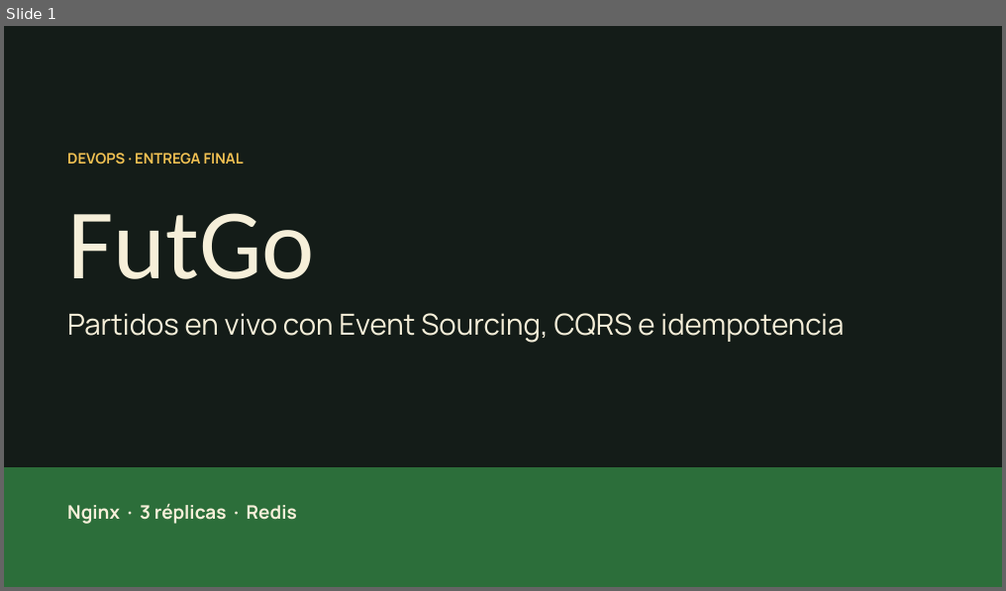
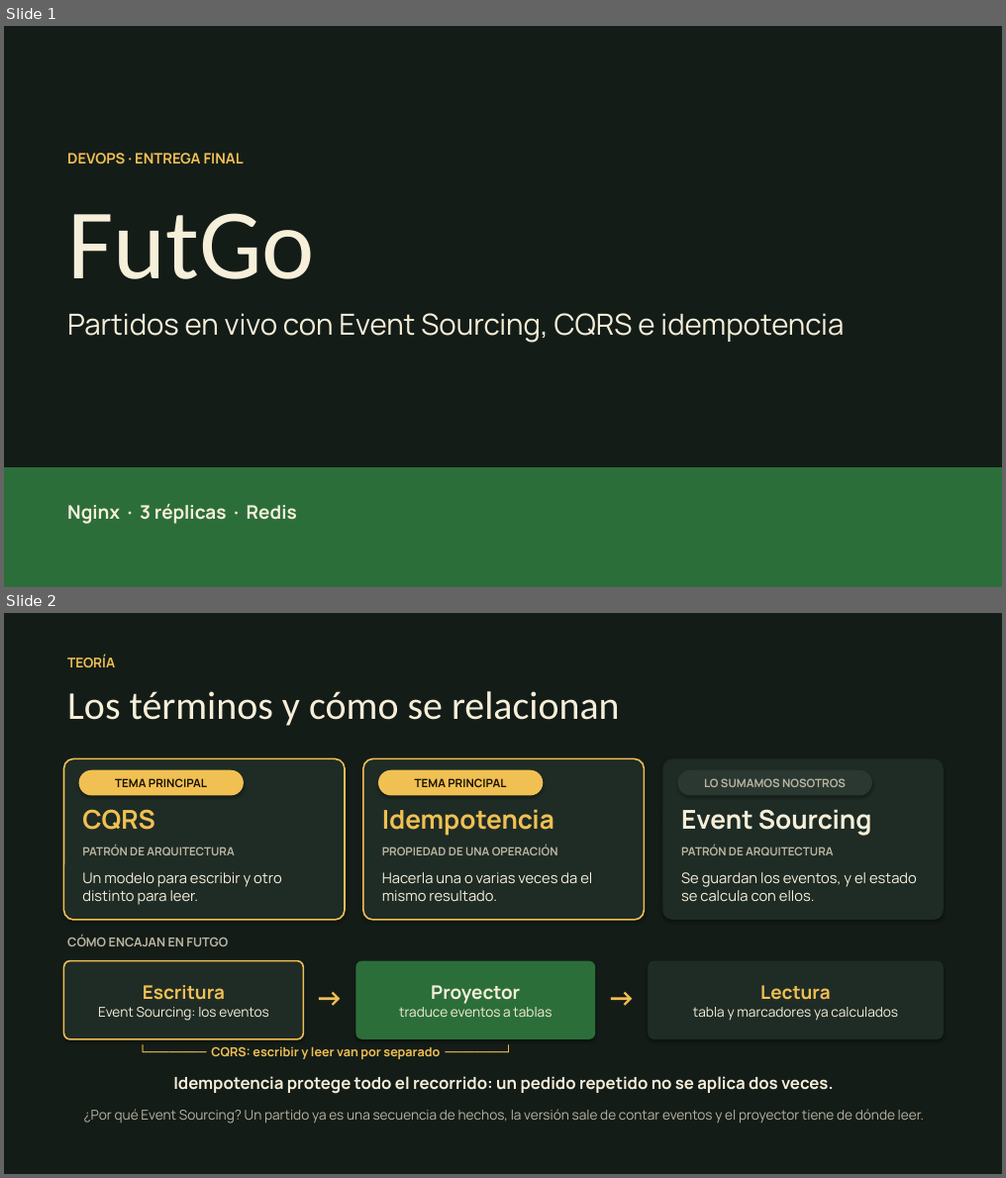
Before and after one commit to fabriJerezz/gepa-cli, a slide deck: presentacion/FutGo-presentacion.pptx. Shown one above the other, each under a label of ours: slide 1 before the commit, slides 1 and 2 after it. The pictures are 1006x591 and 1006x1178 pixels, drawn with LibreOffice and Linux fonts; fonts in the diff are those of the drawing. Boxes give left, top, right and bottom in pixels: in the first picture for what was removed or moved away, otherwise in the second. Text is boxed around its words. In the diff, an @@ line names an element or a change of style, - is before the commit and + after.

```diff
--- a/presentacion/FutGo-presentacion.pptx
+++ b/presentacion/FutGo-presentacion.pptx
@@ slide 2 added at (4, 613, 1002, 1174), background #141C18 @@
@@ text added at (67, 655, 115, 667), 13 pt, text #F0C052, bold @@
+TEORÍA
@@ text added at (67, 691, 620, 726), 38 pt, text #F6EFD9 @@
+Los términos y cómo se relacionan
@@ rounded rectangle added at (63, 759, 345, 920), fill #1F2B25, outline #F0C052 1.5 pt @@
@@ rounded rectangle added at (363, 759, 645, 920), fill #1F2B25, outline #F0C052 1.5 pt @@
@@ rounded rectangle added at (662, 759, 944, 920), fill #1F2B25 @@
@@ rounded rectangle added at (79, 770, 244, 796), fill #F0C052, 11 pt, text #1A1204, bold @@
+TEMA PRINCIPAL
@@ rounded rectangle added at (378, 770, 543, 796), fill #F0C052, 11 pt, text #1A1204, bold @@
+TEMA PRINCIPAL
@@ rounded rectangle added at (678, 770, 872, 796), fill #2A3831, 11 pt, text #B9B4A0, bold @@
+LO SUMAMOS NOSOTROS
@@ text added at (82, 809, 155, 830), 25 pt, text #F0C052, bold @@
+CQRS
@@ text added at (382, 809, 554, 836), 25 pt, text #F0C052, bold @@
+Idempotencia
@@ text added at (681, 809, 872, 836), 25 pt, text #F6EFD9, bold @@
+Event Sourcing
@@ text added at (82, 846, 234, 856), 11 pt, text #B9B4A0, bold @@
+PATRÓN DE ARQUITECTURA
@@ text added at (382, 846, 558, 856), 11 pt, text #B9B4A0, bold @@
+PROPIEDAD DE UNA OPERACIÓN
@@ text added at (681, 846, 833, 856), 11 pt, text #B9B4A0, bold @@
+PATRÓN DE ARQUITECTURA
@@ text added at (82, 872, 281, 905), 14 pt, text #F6EFD9 @@
+Un modelo para escribir y otro distinto para leer.
@@ text added at (382, 872, 592, 902), 14 pt, text #F6EFD9 @@
+Hacerla una o varias veces da el mismo resultado.
@@ text added at (681, 872, 917, 902), 14 pt, text #F6EFD9 @@
+Se guardan los eventos, y el estado se calcula con ellos.
@@ text added at (67, 935, 228, 947), 12 pt, text #B9B4A0, bold @@
+CÓMO ENCAJAN EN FUTGO
@@ rounded rectangle added at (63, 961, 303, 1040), fill #1F2B25, outline #F0C052 1.5 pt, 13 pt, text #F6EFD9 @@
+Escritura
+Event Sourcing: los eventos
@@ rounded rectangle added at (355, 961, 595, 1040), fill #2C6E3A, 13 pt, text #F6EFD9 @@
+Proyector
+traduce eventos a tablas
@@ rounded rectangle added at (648, 961, 944, 1040), fill #1F2B25, 13 pt, text #F6EFD9 @@
+Lectura
+tabla y marcadores ya calculados
@@ text added at (307, 976, 352, 1021), 28 pt, text #F0C052, bold @@
+→
@@ text added at (599, 976, 645, 1021), 28 pt, text #F0C052, bold @@
+→
@@ text added at (211, 1047, 440, 1059), 12 pt, text #F0C052, bold @@
+└──────── CQRS: escribir y leer van por separado ────────┘
@@ text added at (173, 1076, 834, 1094), 16 pt, text #F6EFD9, bold @@
+Idempotencia protege todo el recorrido: un pedido repetido no se aplica dos veces.
@@ text added at (84, 1109, 924, 1124), 13 pt, text #B9B4A0 @@
+¿Por qué Event Sourcing? Un partido ya es una secuencia de hechos, la versión sale de contar eventos y el proyector tiene de dónde leer.
```
Also in this commit, not shown: 2 slides changed, 7 other slides added, 3 slides removed, 1 other file.
